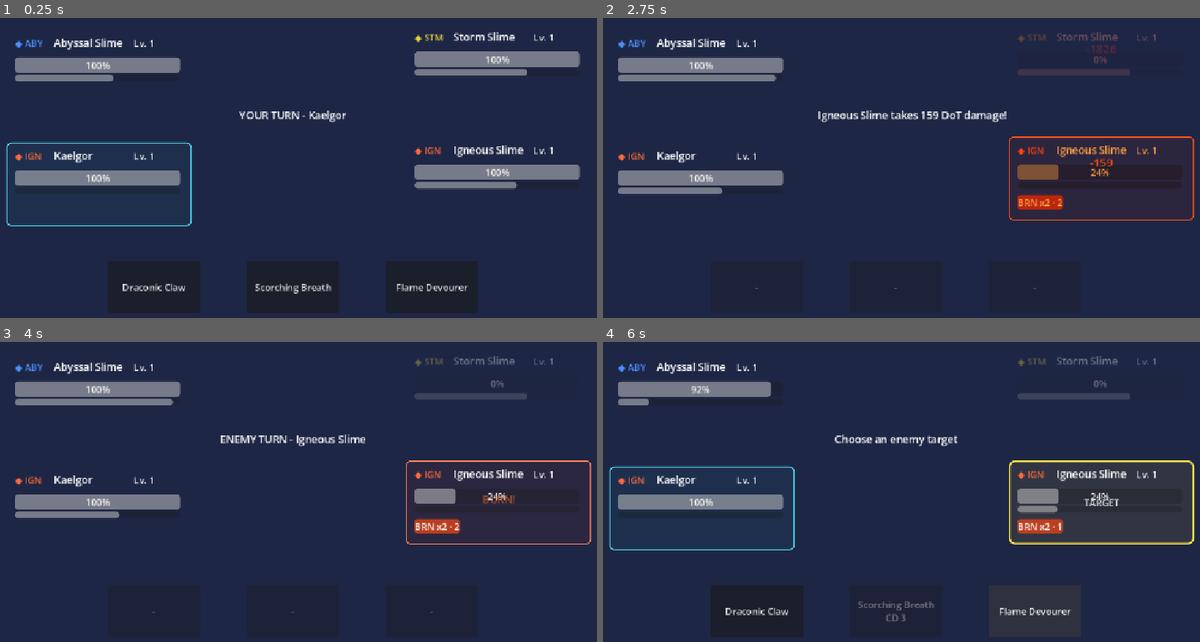
Above: before the commit, frames 1-4 (two rows, left to right).
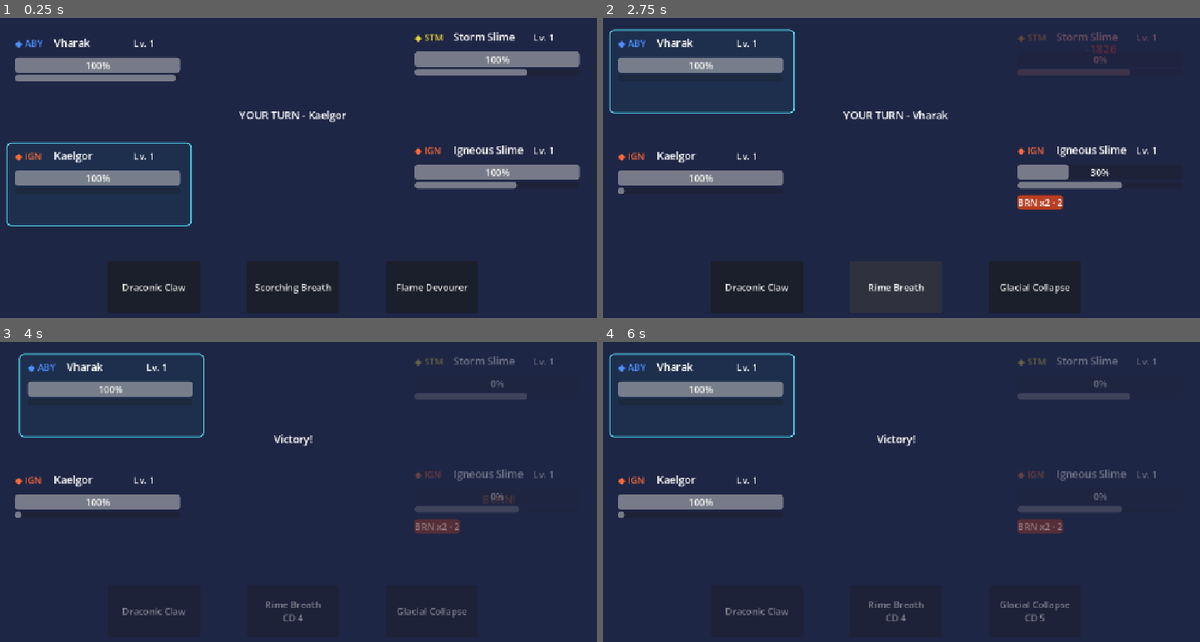
Above: after the commit, the same moments.

Repository: Akharyuu/monster-rpg
Game: Godot game, scene res://scenes/battle/battle_screen.tscn
Same seed, same stepped clock (60 frames per second), same inputs: the game is played once before the commit and once after it.
Inputs (mouse positions are in pixels of both pictures, inside the frame that each line leads up to):
- Up to frame 1 (0.25 s): no input
- Up to frame 2 (2.75 s): click "Draconic Claw" at 0.5 s; click "TARGET" at 1.25 s; click "Scorching Breath" at 2 s
- Up to frame 3 (4 s): click (292, 612) at 2.75 s, where only the run after the commit has a clickable "Rime Breath"; click (429, 612) at 3.5 s, where only the run after the commit has a clickable "Glacial Collapse"
- Up to frame 4 (6 s): click (758, 612) at 5 s, where only the run before the commit has a clickable "Ooze Slam"; click (1032, 612) at 5.75 s, where only the run before the commit has a clickable "Flame Devourer"

The runs differ from the first frame. In frame 1, 0.5% of the frame differs, in the area x 8-30%, y 6-22%; in frame 2, 4.8%; in frame 3, 5.2%, in the area x 2-100%, y 3-94%; in frame 4, 5.0%.

Commit message:
Add Vharak to playable 2v2 battle

Diff:
--- a/godot/scenes/battle/battle_screen.gd
+++ b/godot/scenes/battle/battle_screen.gd
@@ -37,7 +37,7 @@
             "drake_igneous"
         ),
         PrototypeFactoryScript.create_level_one_monster(
-            "slime_abyssal"
+            "drake_abyssal"
         )
     ]
 
@@ -231,6 +231,7 @@
 
     update_battle_ui()
     await play_result_feedback(result)
+    await play_caster_feedback(result)
 
     turn_label.text = "%s: %d total damage" % [
         skill.skill_name,
@@ -288,6 +289,7 @@
 
     update_battle_ui()
     await play_result_feedback(result)
+    await play_caster_feedback(result)
 
     turn_label.text = "%s hits %s for %d" % [
         battle_controller.active_monster.monster_name,
@@ -428,6 +430,29 @@
                 "RESIST!",
                 "resist"
             )
+
+
+func play_caster_feedback(result: Dictionary) -> void:
+    var feedback: Array = result.get(
+        "caster_feedback",
+        []
+    )
+
+    if feedback.is_empty():
+        return
+
+    var hud = get_hud_for_monster(
+        battle_controller.active_monster
+    )
+
+    if hud == null:
+        return
+
+    for message in feedback:
+        await hud.play_status_feedback(
+            str(message),
+            "buff"
+        )
 
 
 func get_status_feedback_text(effect_id: String) -> String:
